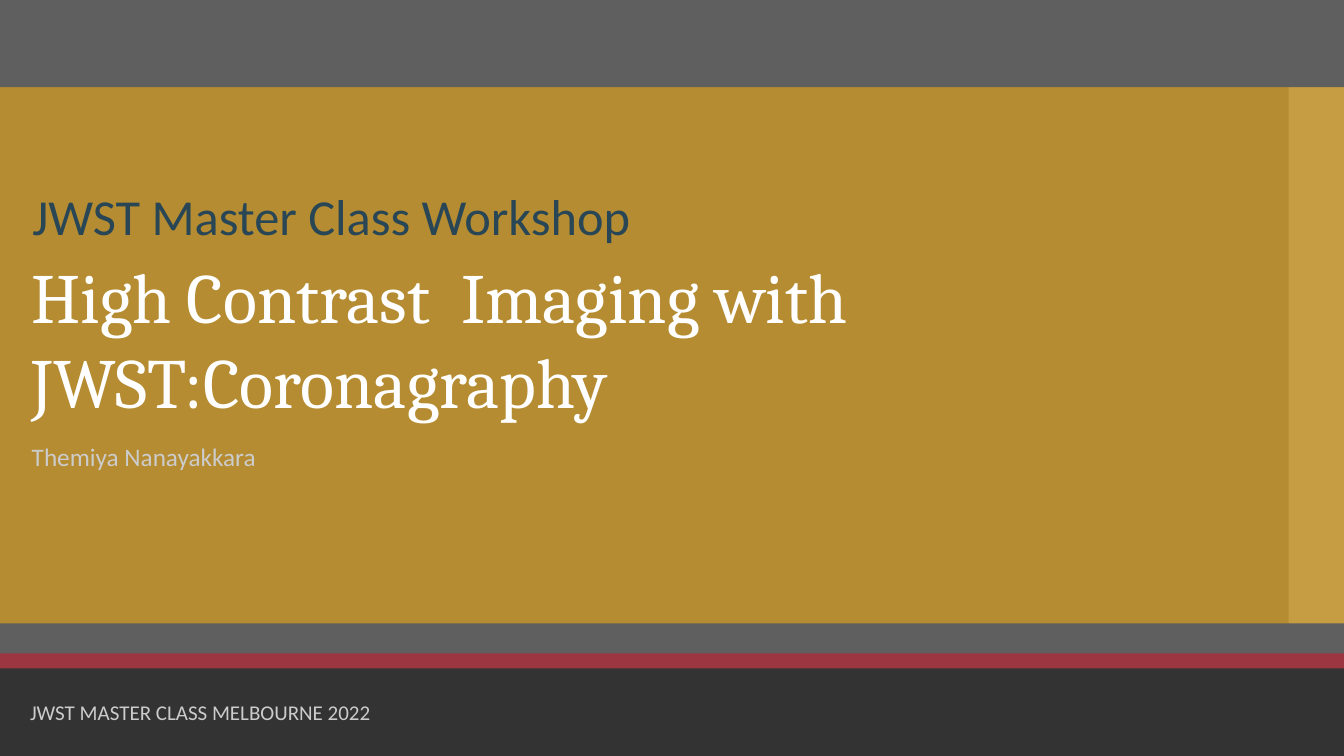
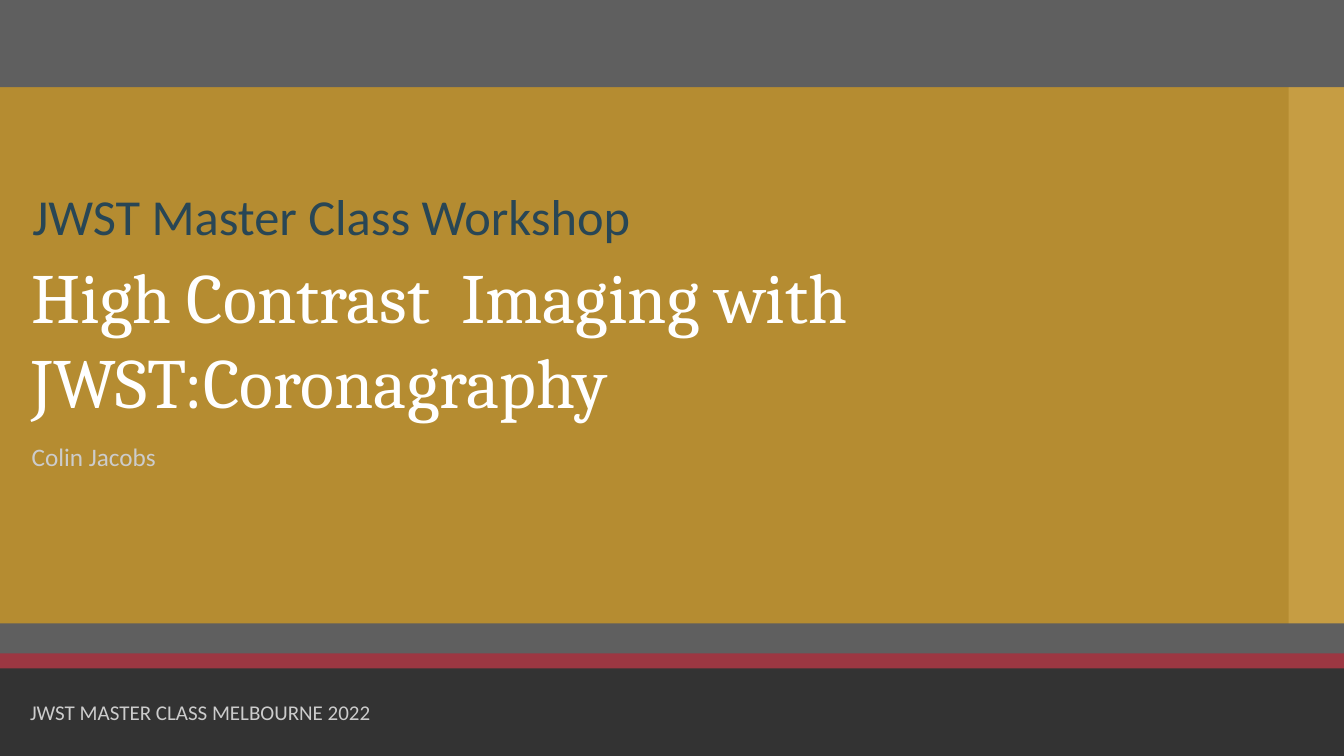
Before and after one commit to themiyan/jwst_masterclass_melbourne_2022, a slide deck: slide 1 of Presentations_Main/08_JWST_Observing_Mode_Coronagraphy.pptx. Drawn at 1344x756 pixels with LibreOffice and Linux fonts; fonts in the diff are those of the drawing; background and template pictures are left out; a plain dark background stands for a picture behind light text. Boxes give left, top, right and bottom in pixels: in the first picture for what was removed or moved away, otherwise in the second. Text is boxed around its words. In the diff, an @@ line names an element or a change of style, - is before the commit and + after.

```diff
--- a/Presentations_Main/08_JWST_Observing_Mode_Coronagraphy.pptx
+++ b/Presentations_Main/08_JWST_Observing_Mode_Coronagraphy.pptx
@@ text at [32, 448, 156, 466]: text changed @@
-Themiya Nanayakkara
+Colin Jacobs
```
Also in this commit, not shown: 20 other files.
